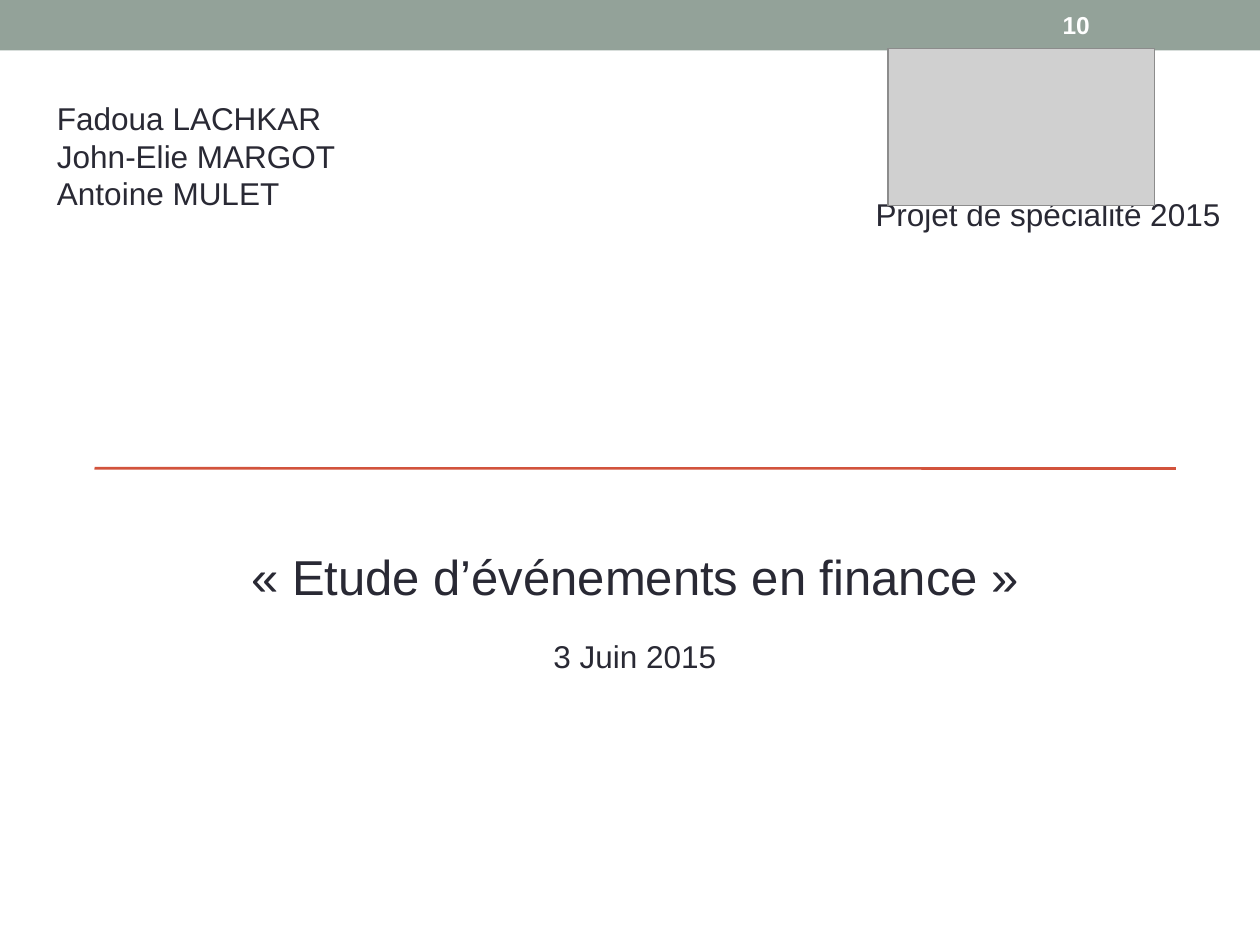
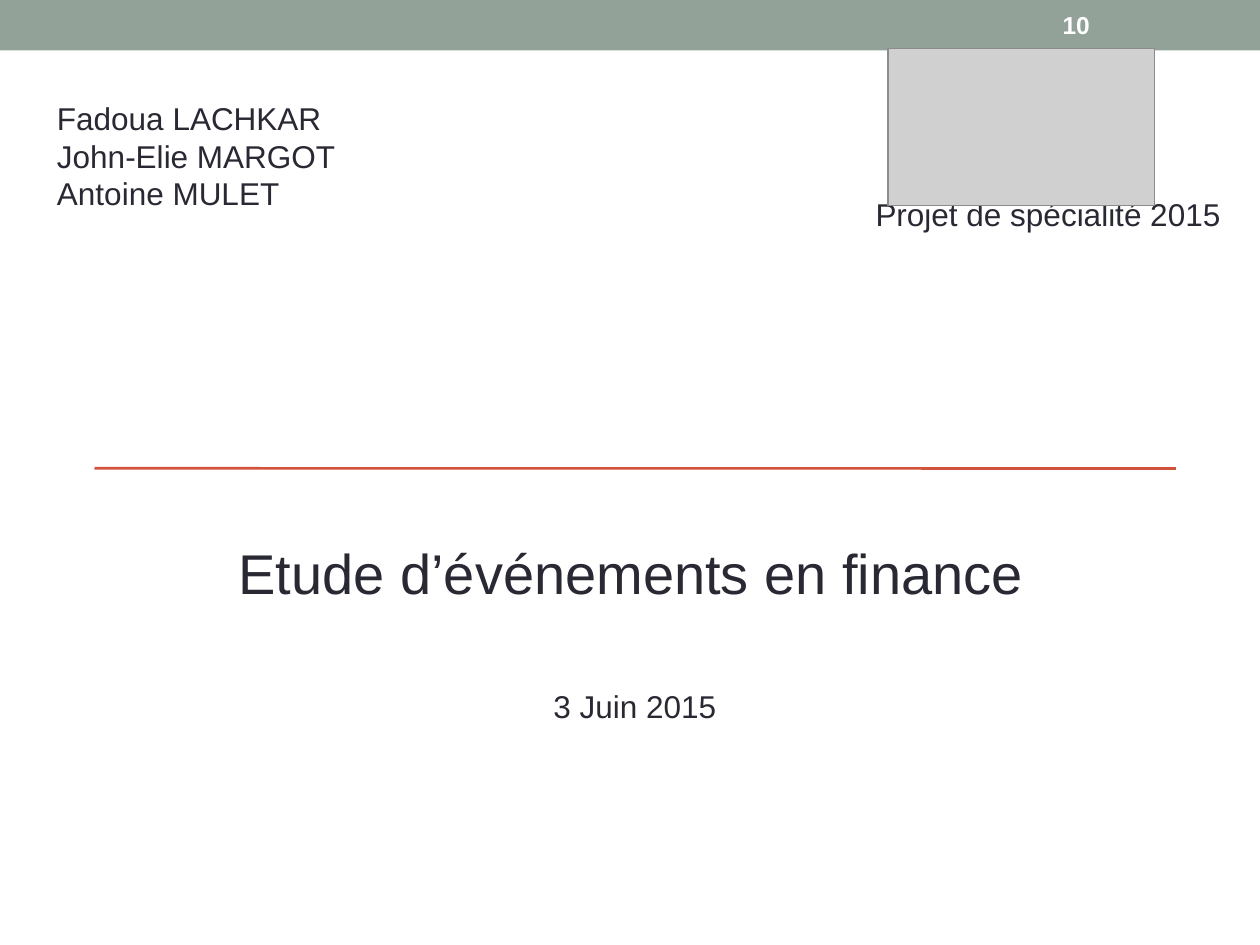
Before and after one commit to margotj38/Projet_de_spe, a slide deck: slide 10 of Sheme.pptx. Drawn at 1260x945 pixels with LibreOffice and Linux fonts; fonts in the diff are those of the drawing; grey boxes stand for pictures. Boxes give left, top, right and bottom in pixels: in the first picture for what was removed or moved away, otherwise in the second. Text is boxed around its words. In the diff, an @@ line names an element or a change of style, - is before the commit and + after.

```diff
--- a/Sheme.pptx
+++ b/Sheme.pptx
@@ text at (239,552,1023,595): text changed; size 28 to 32 pt @@
-« Etude d’événements en finance »
+Etude d’événements en finance
@@ text "3 Juin 2015": place and size @@
-text "3 Juin 2015" at (553,645,716,669)
+text "3 Juin 2015" at (553,695,716,719)
```
Also in this commit, not shown: 3 other slides changed.
